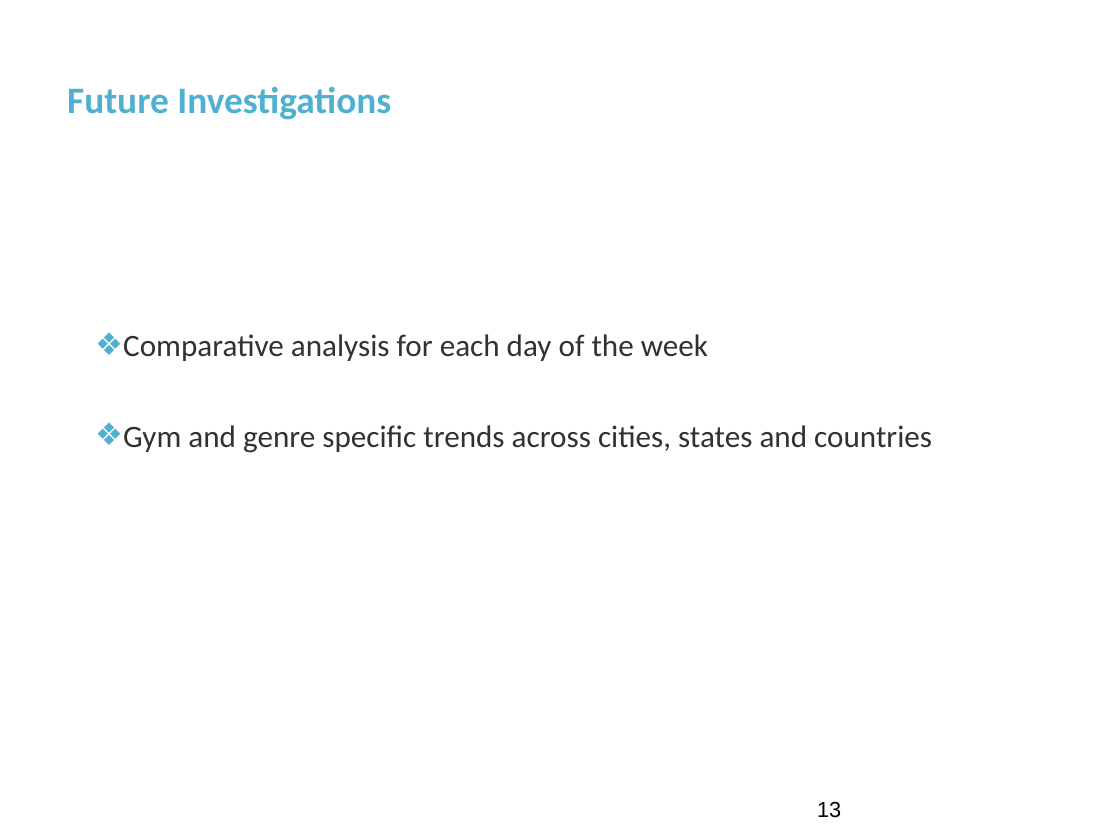
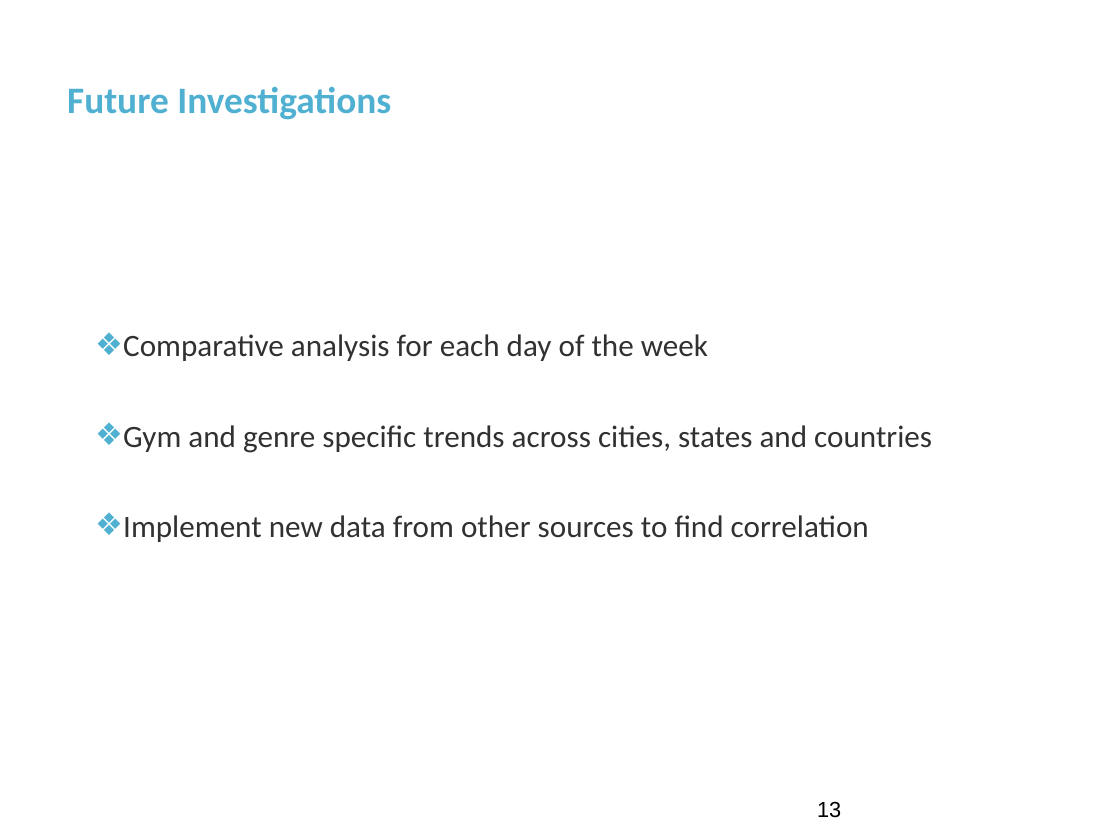
Before and after one commit to Alster96/Scraping_ClassPass, a slide deck: slide 12 of GA_Final_presentation.pptx. Drawn at 1120x840 pixels with LibreOffice and Linux fonts; fonts in the diff are those of the drawing; background and template pictures are left out. Boxes give left, top, right and bottom in pixels: in the first picture for what was removed or moved away, otherwise in the second. Text is boxed around its words. In the diff, an @@ line names an element or a change of style, - is before the commit and + after.

Commit message:
and powerpoint

```diff
--- a/GA_Final_presentation.pptx
+++ b/GA_Final_presentation.pptx
@@ text at [123,515,869,542]: paragraph added @@
+❖ Implement new data from other sources to find correlation
```
Also in this commit, not shown: 1 other file.
